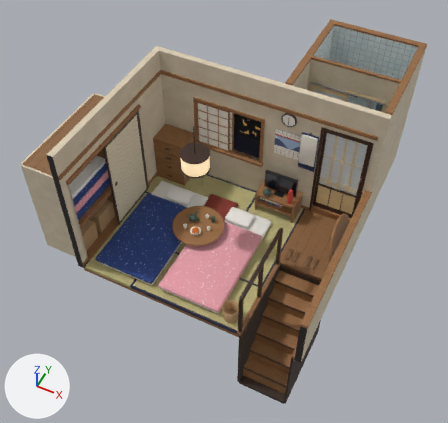
What one commit did to the glTF model public/models/dorm.glb.
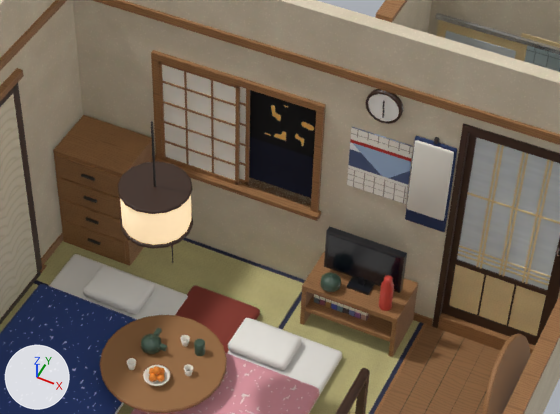
Each version is shown whole from a 50 mm lens placed at (2.83, -5.64, 7.95), pointed at (-0.29, 0.61, 0.13), then close up on the part from 29% to 81% of the width and 18% to 58% of the height. The lights are fixed; the arrows at lower left show +X, +Y and +Z. The first two pictures are the older version. Where no turn or scale is listed for an object, it has been applied to the vertices. Vertices at exactly the same position are counted once.

The first close-up shows 'Dorm', 'DormBathCut', 'DormBathDoor', 'DormBedding0', 'DormBedding1', 'DormLamp', 'DormLeftCut', 'DormTable', 'DormTableAway'.
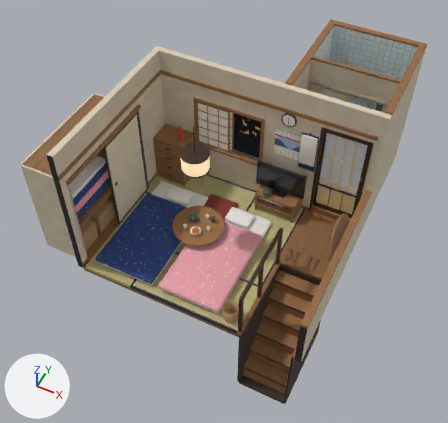
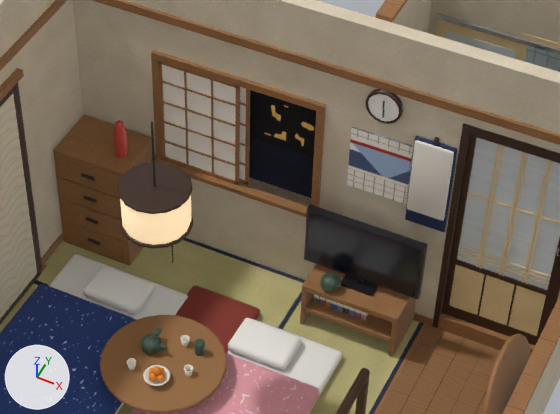
Changed parts and their boxes (x1, y1, x2, y2) in the close-ups (560 x 414 px; the box of a moved part takes in the faces that stretch with it):
part 1 of me_dormfloorbasea, moved or reshaped: before (347, 277, 375, 295); after (341, 274, 379, 297)
part 2 of me_dormfloorbasea, moved or reshaped: before (324, 226, 407, 293); after (304, 204, 428, 299)
part 3 of me_dormfloorbasea, moved or reshaped: before (327, 235, 400, 290); after (307, 213, 421, 296)
part 4 of me_dormfloorbasea, moved or reshaped: before (379, 275, 394, 311); after (113, 120, 128, 158)

Diff of the bpy script that builds the scene:
```diff
--- a/public/models/dorm.glb.py
+++ b/public/models/dorm.glb.py
@@ me_dormfloorbasea @@
 me_dormfloorbasea.from_pydata(...)  # 3831 vertices, 6832 faces; spans x -2.6..1.9, y -1.35..3.35, z -1.48..2.43
 # used by ob_dorm; location = (0.0, 0.0, 0.0)
+# me_dormfloorbasea part 1: the loose piece of 8 vertices spanning x 0.4..0.56, y 1.07..1.21, z 0.44..0.46 is scaled about its middle by (1.5, 1, 1), then moved by (-0.01, 0.0, 0.0)
+# me_dormfloorbasea part 2: the loose piece of 8 vertices spanning x 0.2..0.76, y 1.13..1.18, z 0.5..0.84 is scaled about its middle by (1.5, 1, 1.41), then moved by (-0.01, 0.0, 0.07)
+# me_dormfloorbasea part 3: the loose piece of 8 vertices spanning x 0.23..0.74, y 1.13, z 0.52..0.82 is scaled about its middle by (1.55, 1, 1.43), then moved by (-0.01, 0.0, 0.07)
+# me_dormfloorbasea part 4: the loose piece of 60 vertices spanning x 0.65..0.75, y 0.99..1.08, z 0.44..0.72 is moved by (-2.04, 0.06, 0.51)
 me_dormfloorbasea.materials.append(mat_dormwood)
```
